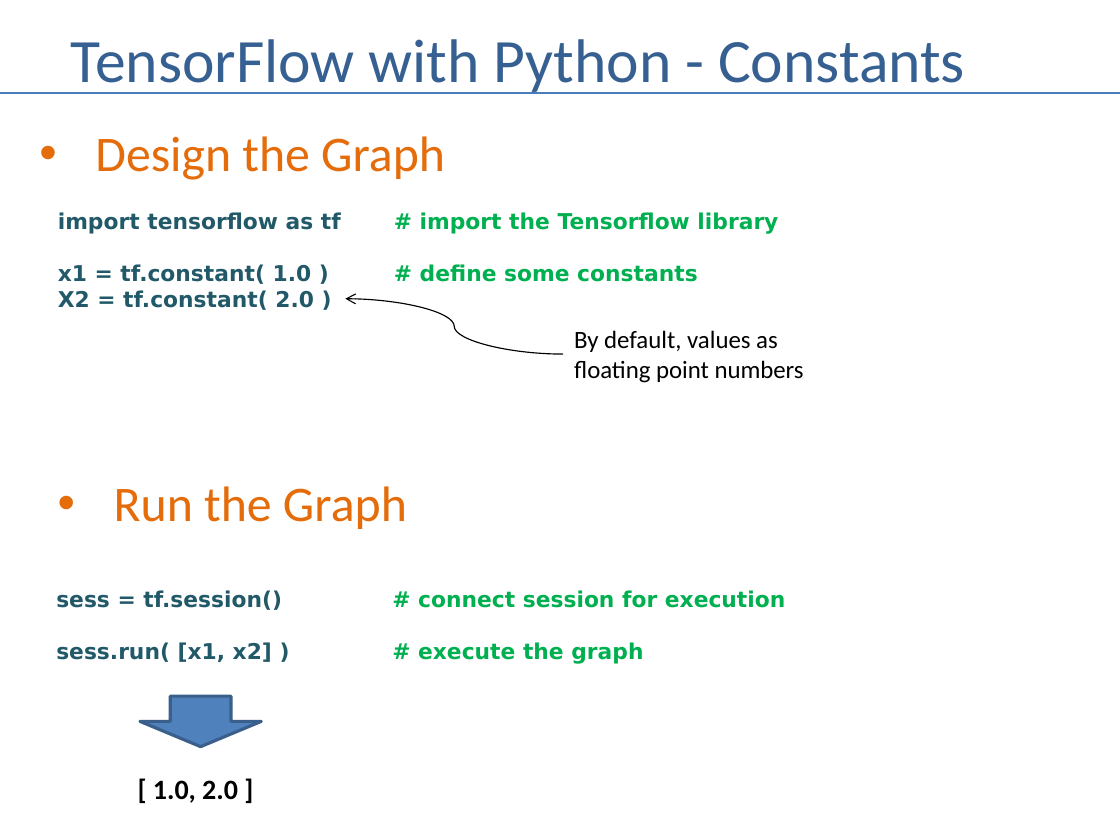
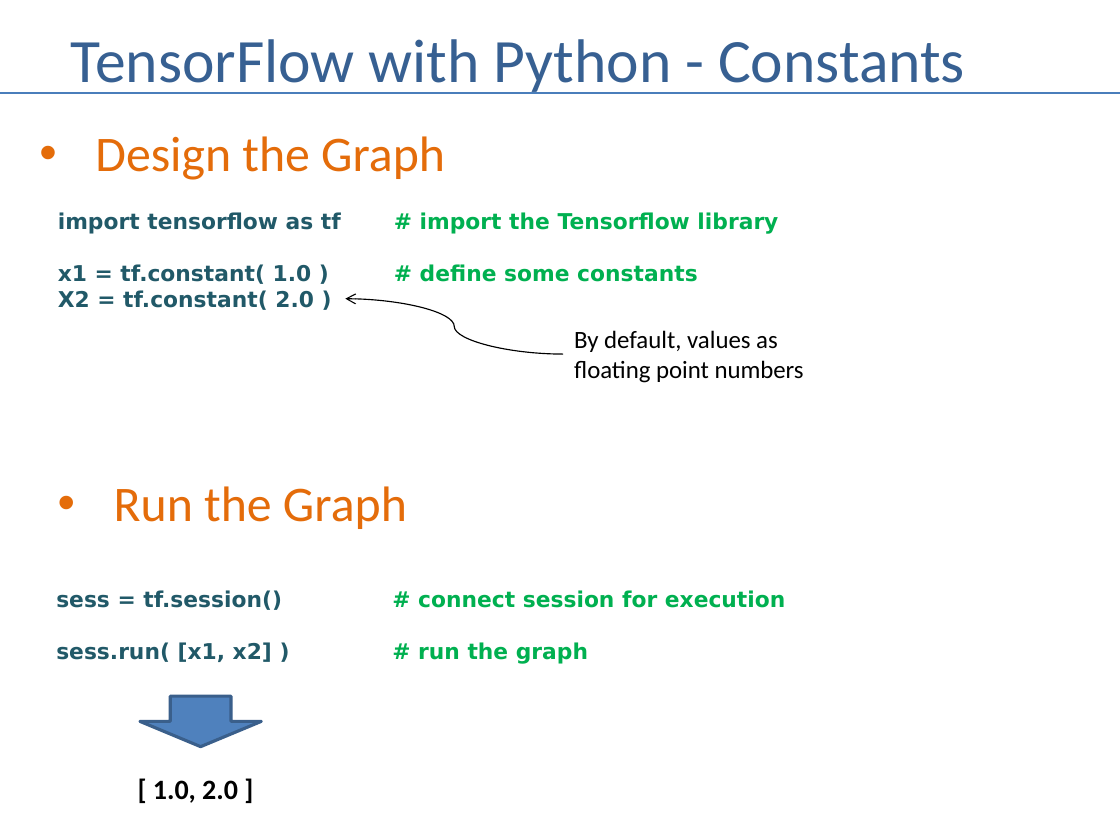
Before and after one commit to andrewferlitsch/Portland-Data-Science-Group, a slide deck: slide 9 of Presentations/ML Tensorflow Intro.pptx. Drawn at 1120x840 pixels with LibreOffice and Linux fonts; fonts in the diff are those of the drawing. Boxes give left, top, right and bottom in pixels: in the first picture for what was removed or moved away, otherwise in the second. Text is boxed around its words. In the diff, an @@ line names an element or a change of style, - is before the commit and + after.

Commit message:
fix typos

```diff
--- a/Presentations/ML Tensorflow Intro.pptx
+++ b/Presentations/ML Tensorflow Intro.pptx
@@ text at (56, 642, 588, 664): text changed @@
-sess.run( [x1, x2] ) # execute the graph
+sess.run( [x1, x2] ) # run the graph
```
Also in this commit, not shown: 7 other slides changed.
